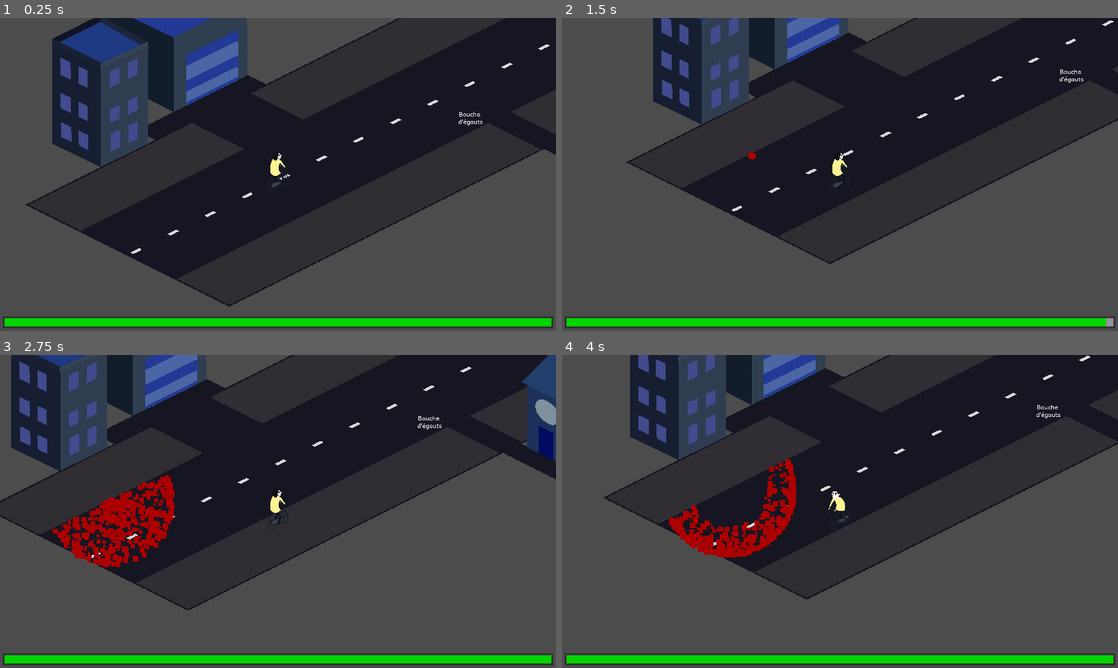
Above: before the commit, frames 1-4 (two rows, left to right).
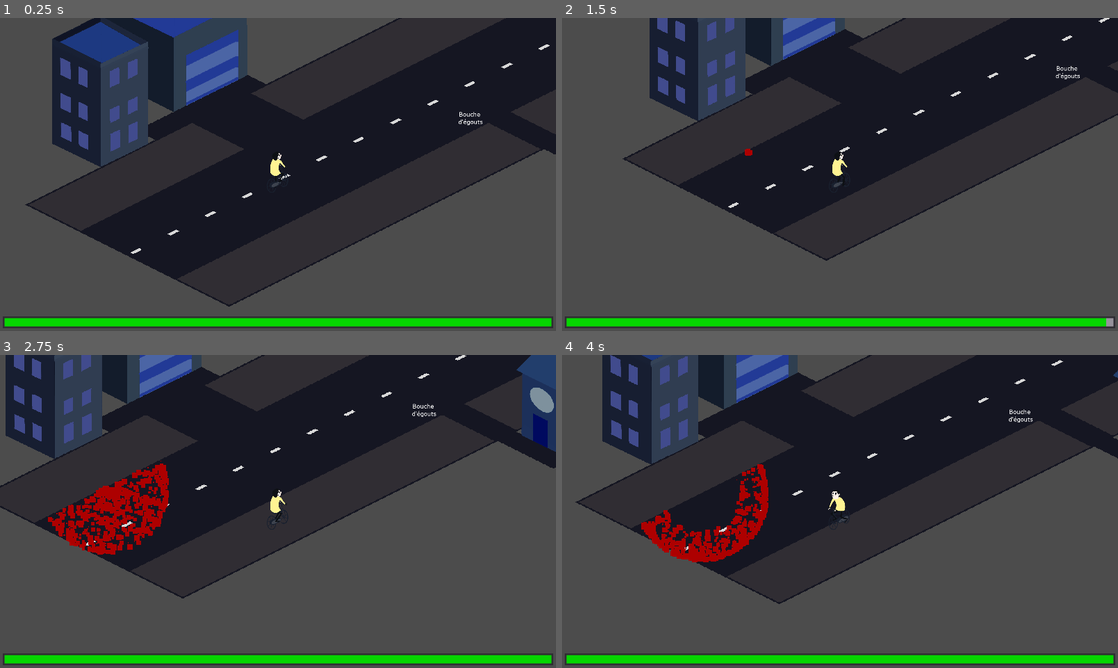
Above: after the commit, the same moments.

Repository: Merliin42/Ludum-Dare-46
Game: Godot game, scene res://Scenes/Main.tscn
Same seed, same stepped clock (60 frames per second), same inputs: the game is played once before the commit and once after it.
Inputs:
- Up to frame 1 (0.25 s): no input
- Up to frame 2 (1.5 s): tap Enter (ui_accept) at 0.5, 0.77 s; hold D (ui_right) 0.53-1.28 s; hold S (speed_down) from 1.28 s (still down)
- Up to frame 3 (2.75 s): tap Enter (ui_accept) at 1.52 s; release S (speed_down) at 2.03 s; hold D (ui_right) from 2.03 s (still down)
- Up to frame 4 (4 s): release D (ui_right) at 2.78 s; hold Z (speed_up, bound only after the commit) 2.78-3.53 s; tap Enter (ui_accept) at 3.02, 3.77 s; hold Q (ui_left) from 3.53 s (still down)

The runs differ from the first frame. In frame 1, less than 0.1% of the frame differs, in the area x 49-52%, y 49-53%; in frame 2, 7.2%; in frame 3, 21%; in frame 4, 21%, in the area x 2-100%, y 0-80%.

Commit message:
Change maniability

Diff:
--- a/Scenes/Character.tscn
+++ b/Scenes/Character.tscn
@@ -42,33 +42,34 @@
 }
 
 [node name="AnimatedSprite" type="AnimatedSprite" parent="."]
-frames = SubResource( 3 )
+frames = SubResource( 1 )
 animation = "forward"
+frame = 5
 playing = true
 
 [node name="CollisionShape2D" type="CollisionShape2D" parent="."]
-shape = SubResource( 1 )
+shape = SubResource( 2 )
 
 [node name="TrapsDetector" type="Area2D" parent="."]
 collision_layer = 2
 collision_mask = 2
 
 [node name="CollisionShape2D" type="CollisionShape2D" parent="TrapsDetector"]
-shape = SubResource( 2 )
+shape = SubResource( 3 )
 
 [node name="ChildDetector" type="Area2D" parent="."]
 collision_layer = 32
 collision_mask = 4
 
 [node name="CollisionShape2D" type="CollisionShape2D" parent="ChildDetector"]
-shape = SubResource( 2 )
+shape = SubResource( 3 )
 
 [node name="PennywiseDetector" type="Area2D" parent="."]
 collision_layer = 8
 collision_mask = 8
 
 [node name="CollisionShape2D" type="CollisionShape2D" parent="PennywiseDetector"]
-shape = SubResource( 2 )
+shape = SubResource( 3 )
 
 [node name="Camera2D" type="Camera2D" parent="."]
 current = true
--- a/Scripts/Character.gd
+++ b/Scripts/Character.gd
@@ -18,15 +18,19 @@
 	displacement *= direction
 
 	if Input.is_action_pressed("ui_left"):
-		displacement.y -= 1.5
+		displacement.y -= Input.get_action_strength("ui_left")*2
 	elif Input.is_action_pressed("ui_right"):
-		displacement.y += 1.5
+		displacement.y += Input.get_action_strength("ui_right")*2
 
 	displacement = displacement.normalized()*300
 
 	if Input.is_action_pressed("speed_down"):
 		displacement.x -= Input.get_action_strength("speed_down")*100
 		displacement.y += Input.get_action_strength("speed_down")*50
+
+	if Input.is_action_pressed("speed_up"):
+		displacement.x += Input.get_action_strength("speed_up")*100
+		displacement.y -= Input.get_action_strength("speed_up")*50
 
 	if direction == 1 :
 		$AnimatedSprite.animation = "forward"
--- a/project.godot
+++ b/project.godot
@@ -93,6 +93,14 @@
 "deadzone": 0.0,
 "events": [ Object(InputEventKey,"resource_local_to_scene":false,"resource_name":"","device":0,"alt":false,"shift":false,"control":false,"meta":false,"command":false,"pressed":false,"scancode":83,"unicode":0,"echo":false,"script":null)
 , Object(InputEventJoypadMotion,"resource_local_to_scene":false,"resource_name":"","device":0,"axis":6,"axis_value":1.0,"script":null)
+, Object(InputEventJoypadMotion,"resource_local_to_scene":false,"resource_name":"","device":0,"axis":1,"axis_value":1.0,"script":null)
+ ]
+}
+speed_up={
+"deadzone": 0.5,
+"events": [ Object(InputEventKey,"resource_local_to_scene":false,"resource_name":"","device":0,"alt":false,"shift":false,"control":false,"meta":false,"command":false,"pressed":false,"scancode":90,"unicode":0,"echo":false,"script":null)
+, Object(InputEventJoypadMotion,"resource_local_to_scene":false,"resource_name":"","device":0,"axis":1,"axis_value":-1.0,"script":null)
+, Object(InputEventJoypadMotion,"resource_local_to_scene":false,"resource_name":"","device":0,"axis":7,"axis_value":1.0,"script":null)
  ]
 }
 
Not shown: 2 places in Scenes/Character.tscn that only renumber resources
